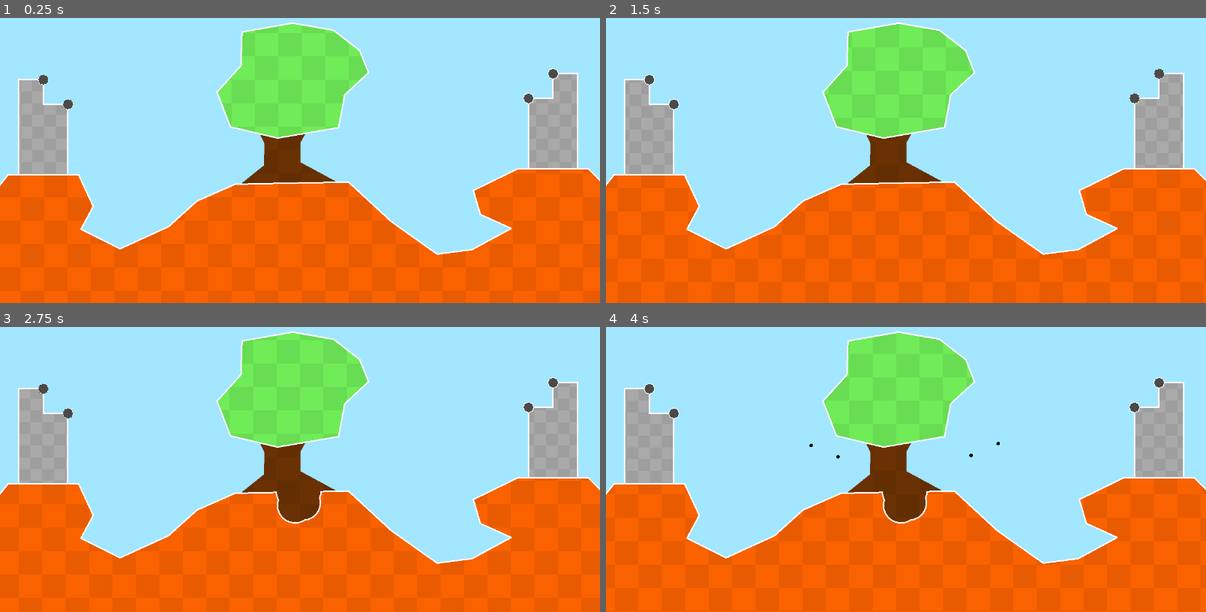
Above: before the commit, frames 1-4 (two rows, left to right).
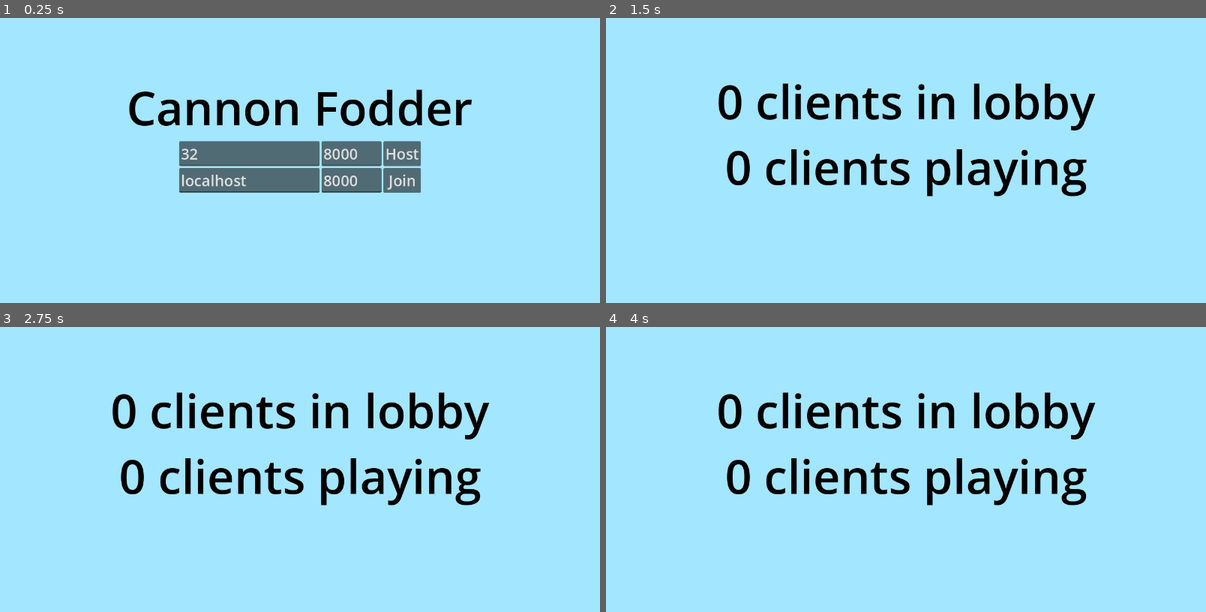
Above: after the commit, the same moments.

Repository: TheMaydayMan/Cannon-Fodder
Game: Godot game, scene res://Menu.tscn
The game is run twice, just before and just after one commit, with the same random seed, the same clock (stepped at 60 frames per second) and the same inputs. Before the commit the project starts from res://TestFightScene.tscn.
Inputs (mouse positions are in pixels of both pictures, inside the frame that each line leads up to):
- Up to frame 1 (0.25 s): no input
- Up to frame 2 (1.5 s): click (1008, 154) at 0.5 s, where only the run after the commit has a clickable "Host"; move the mouse to (1038, 117) at 1.27 s; tap Space (continue) at 1.35 s; click (1038, 117) at 1.42 s
- Up to frame 3 (2.75 s): tap Enter at 2 s; move the mouse to (180, 460) at 2.02 s; tap Space (continue) at 2.1 s; click (180, 460) at 2.17 s
- Up to frame 4 (4 s): move the mouse to (966, 369) at 2.77 s; tap Space (continue) at 2.85, 3.6 s; click (966, 369) at 2.92 s; move the mouse to (876, 509) at 3.52 s; click (876, 509) at 3.67 s

The runs differ from the first frame. In frame 1, 57% of the frame differs, in the area x 0-100%, y 1-100%; in frame 2, 55%; in frame 3, 55%; in frame 4, 55%.

Commit message:
Connection and scene generation
You can start a server, connect to a server, and matches are automatically created.

Diff:
--- a/Castles/Examples/ExampleCastleA.tscn
+++ b/Castles/Examples/ExampleCastleA.tscn
@@ -2,9 +2,9 @@
 
 [ext_resource type="Shader" path="res://Visuals/PolygonTextureWindow.gdshader" id="1_bxryh"]
 [ext_resource type="Texture2D" uid="uid://ogcq4v5hux1k" path="res://Visuals/CheckerTexture.png" id="2_ngawk"]
-[ext_resource type="Script" path="res://Polygons/PolyBody.gd" id="3_f2nue"]
-[ext_resource type="Script" path="res://Polygons/Outline.gd" id="4_h1jd0"]
-[ext_resource type="Script" path="res://Polygons/Cannon.gd" id="5_j0kcw"]
+[ext_resource type="Script" path="res://Polygon Scripts/Core/PolyBody.gd" id="3_f2nue"]
+[ext_resource type="Script" path="res://Polygon Scripts/Visuals/Outline.gd" id="4_h1jd0"]
+[ext_resource type="Script" path="res://Legacy Game Logic/Cannon.gd" id="5_j0kcw"]
 [ext_resource type="Shader" path="res://Visuals/MovingLine.gdshader" id="6_qg5rk"]
 
 [sub_resource type="ShaderMaterial" id="ShaderMaterial_2cwii"]
--- /dev/null
+++ b/ClientGame.gd
@@ -0,0 +1,7 @@
+extends Node2D
+
+func _ready() -> void:
+	# Connect to the server
+	var peer = ENetMultiplayerPeer.new()
+	peer.create_client(Global.address, Global.port)
+	multiplayer.multiplayer_peer = peer
--- /dev/null
+++ b/ClientGame.tscn
@@ -0,0 +1,6 @@
+[gd_scene load_steps=2 format=3 uid="uid://e6h5g4clfq61"]
+
+[ext_resource type="Script" path="res://ClientGame.gd" id="1_roi33"]
+
+[node name="ClientGame" type="Node2D"]
+script = ExtResource("1_roi33")
--- /dev/null
+++ b/CreateServer.gd
@@ -0,0 +1,6 @@
+extends HBoxContainer
+
+func _on_host_button_pressed() -> void:
+	Global.max_players = int(get_node("MaxPlayers").text)
+	Global.port = int(get_node("Port").text)
+	get_tree().change_scene_to_file("res://Server.tscn")
--- /dev/null
+++ b/Global.gd
@@ -0,0 +1,31 @@
+extends Node
+
+var address
+var port
+var max_players
+
+@rpc
+func load_new_game(level_path: String, castle_1_path: String, castle_2_path: String):
+	var level = load(level_path).instantiate()
+	get_tree().current_scene.add_child(level)
+	spawn_castle("Player1CastleLocation", castle_1_path, level)
+	spawn_castle("Player2CastleLocation", castle_2_path, level)
+
+func spawn_castle(location: String, path: String, level: Node2D):
+	var castle_location = level.get_node(location)
+	var castle = load(path).instantiate()
+
+	if castle_location.flipped:
+		for c in castle.get_children():
+			var new_poly = PackedVector2Array()
+			for p in c.polygon:
+				new_poly.append(Vector2(-p.x - c.position.x*2, p.y))
+			new_poly.reverse() # Only counterclockwise polygons work
+			c.polygon = new_poly
+
+	castle.global_transform = castle_location.global_transform
+	level.add_child(castle)
+	(func():
+		for c in castle.get_children():
+			c.reparent(level)
+	).call_deferred.call_deferred.call_deferred()
--- /dev/null
+++ b/JoinGame.gd
@@ -0,0 +1,6 @@
+extends HBoxContainer
+
+func _on_join_button_pressed() -> void:
+	Global.address = get_node("Address").text
+	Global.port = int(get_node("Port").text)
+	get_tree().change_scene_to_file("res://ClientGame.tscn")
--- /dev/null
+++ b/Legacy Game Logic/PlayerBehavior.gd
@@ -0,0 +1,58 @@
+extends Node
+class_name PlayerBehavior
+
+var castle_location
+var castle
+var action_polies = []
+
+var my_turn = false
+
+func _ready() -> void:
+	castle_location = get_tree().current_scene.get_node(name + "CastleLocation")
+	castle = preload("res://Castles/Examples/ExampleCastleA.tscn").instantiate()
+
+	if castle_location.flipped:
+		for c in castle.get_children():
+			var new_poly = PackedVector2Array()
+			for p in c.polygon:
+				new_poly.append(Vector2(-p.x - c.position.x*2, p.y))
+			new_poly.reverse() # Only counterclockwise polygons work
+			c.polygon = new_poly
+
+	castle.global_transform = castle_location.global_transform
+	get_tree().current_scene.add_child(castle)
+	get_action_polies(castle, action_polies)
+	reparent_castle_children.call_deferred.call_deferred.call_deferred()
+
+func get_action_polies(node: Node, result: Array) -> void:
+	if node is ActionPolyBody:
+		result.push_back(node)
+		node.on_selected.connect(func x(): for a in action_polies: if is_instance_valid(a): a.selectable = false)
+		node.on_deselected.connect(func x(): for a in action_polies: if is_instance_valid(a): a.selectable = true)
+	for child in node.get_children():
+		get_action_polies(child, result)
+
+func reparent_castle_children() -> void:
+	for c in castle.get_children():
+		c.reparent(get_tree().current_scene)
+
+
+func change_turns(now_my_turn: bool):
+	my_turn = now_my_turn
+	for a in action_polies:
+		if is_instance_valid(a):
+			a.selectable = my_turn
+			a.get_node("Outline").texture = preload("res://Visuals/DottedLine.png") if my_turn else null
+		else:
+			action_polies.erase(a)
+
+func reset_actions() -> void:
+	for a in action_polies: if is_instance_valid(a): a.configured = false
+
+func trigger_actions() -> void:
+	for a in action_polies: if is_instance_valid(a): a.trigger()
+
+func get_action_resolution_signals() -> Array:
+	var signals = []
+	for a in action_polies: if is_instance_valid(a): signals.append(a.on_resolved)
+	return signals
--- a/TestFightScene.tscn
+++ b/Legacy Game Logic/TestFightScene.tscn
@@ -1,11 +1,11 @@
 [gd_scene load_steps=8 format=3 uid="uid://bf4ae8xkrx3kq"]
 
-[ext_resource type="Script" path="res://MoveShader.gd" id="1_ahr8y"]
-[ext_resource type="Script" path="res://Polygons/PolyBody.gd" id="1_easx5"]
+[ext_resource type="Script" path="res://Visuals/MoveShader.gd" id="1_ahr8y"]
+[ext_resource type="Script" path="res://Polygon Scripts/Core/PolyBody.gd" id="1_easx5"]
 [ext_resource type="Texture2D" uid="uid://ogcq4v5hux1k" path="res://Visuals/CheckerTexture.png" id="1_s4tai"]
-[ext_resource type="Script" path="res://CastleLocation.gd" id="2_i8jmw"]
+[ext_resource type="Script" path="res://Castles/CastleLocation.gd" id="2_i8jmw"]
 [ext_resource type="Shader" path="res://Visuals/PolygonTextureWindow.gdshader" id="4_d25n1"]
-[ext_resource type="Script" path="res://Polygons/Outline.gd" id="5_0tvni"]
+[ext_resource type="Script" path="res://Polygon Scripts/Visuals/Outline.gd" id="5_0tvni"]
 
 [sub_resource type="ShaderMaterial" id="ShaderMaterial_16xff"]
 shader = ExtResource("4_d25n1")
--- a/TestScene.tscn
+++ b/Legacy Game Logic/TestScene.tscn
@@ -1,8 +1,8 @@
 [gd_scene load_steps=4 format=3 uid="uid://phyd7njiux56"]
 
-[ext_resource type="Script" path="res://Polygons/PolyBody.gd" id="1_601t6"]
-[ext_resource type="Script" path="res://Polygons/Outline.gd" id="2_prhog"]
-[ext_resource type="Script" path="res://Polygons/PolyHole.gd" id="3_dd3cx"]
+[ext_resource type="Script" path="res://Polygon Scripts/Core/PolyBody.gd" id="1_601t6"]
+[ext_resource type="Script" path="res://Polygon Scripts/Visuals/Outline.gd" id="2_prhog"]
+[ext_resource type="Script" path="res://Polygon Scripts/Core/PolyHole.gd" id="3_dd3cx"]
 
 [node name="TestScene" type="Node2D"]
 
--- /dev/null
+++ b/Menu.tscn
@@ -0,0 +1,73 @@
+[gd_scene load_steps=4 format=3 uid="uid://biqcd6r2en0dc"]
+
+[ext_resource type="Script" path="res://CreateServer.gd" id="1_3ohku"]
+[ext_resource type="Script" path="res://JoinGame.gd" id="2_4fewc"]
+
+[sub_resource type="LabelSettings" id="LabelSettings_gh3kf"]
+font_size = 100
+font_color = Color(0, 0, 0, 1)
+
+[node name="Node2D" type="Node2D"]
+
+[node name="VBoxContainer" type="VBoxContainer" parent="."]
+offset_right = 1280.0
+offset_bottom = 720.0
+alignment = 1
+
+[node name="Label" type="Label" parent="VBoxContainer"]
+layout_mode = 2
+text = "Cannon Fodder"
+label_settings = SubResource("LabelSettings_gh3kf")
+horizontal_alignment = 1
+vertical_alignment = 1
+
+[node name="Host" type="HBoxContainer" parent="VBoxContainer"]
+layout_mode = 2
+alignment = 1
+script = ExtResource("1_3ohku")
+
+[node name="MaxPlayers" type="LineEdit" parent="VBoxContainer/Host"]
+custom_minimum_size = Vector2(300, 0)
+layout_mode = 2
+theme_override_font_sizes/font_size = 32
+text = "32"
+placeholder_text = "Max Players"
+
+[node name="Port" type="LineEdit" parent="VBoxContainer/Host"]
+layout_mode = 2
+theme_override_font_sizes/font_size = 32
+text = "8000"
+placeholder_text = "Port"
+
+[node name="HostButton" type="Button" parent="VBoxContainer/Host"]
+custom_minimum_size = Vector2(80, 0)
+layout_mode = 2
+theme_override_font_sizes/font_size = 32
+text = "Host"
+
+[node name="Join" type="HBoxContainer" parent="VBoxContainer"]
+layout_mode = 2
+alignment = 1
+script = ExtResource("2_4fewc")
+
+[node name="Address" type="LineEdit" parent="VBoxContainer/Join"]
+custom_minimum_size = Vector2(300, 0)
+layout_mode = 2
+theme_override_font_sizes/font_size = 32
+text = "localhost"
+placeholder_text = "Address"
+
+[node name="Port" type="LineEdit" parent="VBoxContainer/Join"]
+layout_mode = 2
+theme_override_font_sizes/font_size = 32
+text = "8000"
+placeholder_text = "Port"
+
+[node name="JoinButton" type="Button" parent="VBoxContainer/Join"]
+custom_minimum_size = Vector2(80, 0)
+layout_mode = 2
+theme_override_font_sizes/font_size = 32
+text = "Join"
+
+[connection signal="pressed" from="VBoxContainer/Host/HostButton" to="VBoxContainer/Host" method="_on_host_button_pressed"]
+[connection signal="pressed" from="VBoxContainer/Join/JoinButton" to="VBoxContainer/Join" method="_on_join_button_pressed"]
--- a/PlayerBehavior.gd
+++ b/PlayerBehavior.gd
@@ -1,58 +1,11 @@
 extends Node
-class_name PlayerBehavior
-
-var castle_location
-var castle
-var action_polies = []
-
-var my_turn = false
-
-func _ready() -> void:
-	castle_location = get_tree().current_scene.get_node(name + "CastleLocation")
-	castle = preload("res://Castles/Examples/ExampleCastleA.tscn").instantiate()
-
-	if castle_location.flipped:
-		for c in castle.get_children():
-			var new_poly = PackedVector2Array()
-			for p in c.polygon:
-				new_poly.append(Vector2(-p.x - c.position.x*2, p.y))
-			new_poly.reverse() # Only counterclockwise polygons work
-			c.polygon = new_poly
-
-	castle.global_transform = castle_location.global_transform
-	get_tree().current_scene.add_child(castle)
-	get_action_polies(castle, action_polies)
-	reparent_castle_children.call_deferred.call_deferred.call_deferred()
-
-func get_action_polies(node: Node, result: Array) -> void:
-	if node is ActionPolyBody:
-		result.push_back(node)
-		node.on_selected.connect(func x(): for a in action_polies: if is_instance_valid(a): a.selectable = false)
-		node.on_deselected.connect(func x(): for a in action_polies: if is_instance_valid(a): a.selectable = true)
-	for child in node.get_children():
-		get_action_polies(child, result)
-
-func reparent_castle_children() -> void:
-	for c in castle.get_children():
-		c.reparent(get_tree().current_scene)
 
 
-func change_turns(now_my_turn: bool):
-	my_turn = now_my_turn
-	for a in action_polies:
-		if is_instance_valid(a):
-			a.selectable = my_turn
-			a.get_node("Outline").texture = preload("res://Visuals/DottedLine.png") if my_turn else null
-		else:
-			action_polies.erase(a)
+# Called when the node enters the scene tree for the first time.
+func _ready() -> void:
+	pass # Replace with function body.
 
-func reset_actions() -> void:
-	for a in action_polies: if is_instance_valid(a): a.configured = false
 
-func trigger_actions() -> void:
-	for a in action_polies: if is_instance_valid(a): a.trigger()
-
-func get_action_resolution_signals() -> Array:
-	var signals = []
-	for a in action_polies: if is_instance_valid(a): signals.append(a.on_resolved)
-	return signals
+# Called every frame. 'delta' is the elapsed time since the previous frame.
+func _process(delta: float) -> void:
+	pass
--- /dev/null
+++ b/Server.gd
@@ -0,0 +1,49 @@
+extends Node2D
+
+var lobby_clients = []
+var playing_clients = []
+
+func _ready() -> void:
+	# Create the server connection
+	var peer = ENetMultiplayerPeer.new()
+	peer.create_server(Global.port, Global.max_players)
+	multiplayer.multiplayer_peer = peer
+
+	multiplayer.peer_connected.connect(_on_peer_connected)
+
+func _on_peer_connected(peer_id: int) -> void:
+	lobby_clients.append(peer_id)
+	if lobby_clients.size() > 1: # Start a game when two clients are available
+		create_new_game(lobby_clients[0], lobby_clients[1])
+	update_server_label()
+
+func create_new_game(peer_1_id: int, peer_2_id: int) -> void:
+	# Define game state
+	var game = Dictionary()
+	game["Player1"] = peer_1_id
+	game["Player2"] = peer_2_id
+	playing_clients.append(game)
+	lobby_clients.pop_at(lobby_clients.find(peer_1_id))
+	lobby_clients.pop_at(lobby_clients.find(peer_2_id))
+
+	# Initialize game world
+	var game_viewport = SubViewport.new()
+	game_viewport.size = Vector2(1280, 720)
+	add_child(game_viewport)
+	game["Viewport"] = game_viewport
+
+	# Load the game world
+	var level_path = "res://Legacy Game Logic/TestFightScene.tscn"
+	var castle_path = "res://Castles/Examples/ExampleCastleA.tscn"
+	# For server
+	var level = load(level_path).instantiate()
+	game["Viewport"].add_child(level)
+	Global.spawn_castle("Player1CastleLocation", castle_path, level)
+	Global.spawn_castle("Player2CastleLocation", castle_path, level)
+	# For clients
+	Global.load_new_game.rpc_id(game["Player1"], level_path, castle_path, castle_path)
+	Global.load_new_game.rpc_id(game["Player2"], level_path, castle_path, castle_path)
+
+func update_server_label() -> void:
+	get_node("ServerLabel").text = str(lobby_clients.size()) + " clients in lobby\n"
+	get_node("ServerLabel").text += str(playing_clients.size() * 2) + " clients playing"
--- /dev/null
+++ b/Server.tscn
@@ -0,0 +1,19 @@
+[gd_scene load_steps=3 format=3 uid="uid://jspki8bs0ru0"]
+
+[ext_resource type="Script" path="res://Server.gd" id="1_x45tn"]
+
+[sub_resource type="LabelSettings" id="LabelSettings_hu0rp"]
+font_size = 100
+font_color = Color(0, 0, 0, 1)
+
+[node name="Server" type="Node2D"]
+script = ExtResource("1_x45tn")
+
+[node name="ServerLabel" type="Label" parent="."]
+offset_right = 1280.0
+offset_bottom = 720.0
+text = "0 clients in lobby
+0 clients playing"
+label_settings = SubResource("LabelSettings_hu0rp")
+horizontal_alignment = 1
+vertical_alignment = 1
--- a/project.godot
+++ b/project.godot
@@ -11,14 +11,12 @@
 [application]
 
 config/name="Cannon Fodder"
-run/main_scene="res://TestFightScene.tscn"
+run/main_scene="res://Menu.tscn"
 config/features=PackedStringArray("4.3", "GL Compatibility")
 
 [autoload]
 
-Player1="*res://PlayerBehavior.gd"
-Player2="*res://PlayerBehavior.gd"
-GameHost="*res://GameHost.gd"
+Global="*res://Global.gd"
 
 [display]
 
Renamed: CastleLocation.gd -> Castles/CastleLocation.gd
Renamed: Polygons/ActionPolyBody.gd -> Legacy Game Logic/ActionPolyBody.gd
Renamed: Polygons/Cannon.gd -> Legacy Game Logic/Cannon.gd
Renamed: GameHost.gd -> Legacy Game Logic/GameHost.gd
Renamed: Polygons/PolyBody.gd -> Polygon Scripts/Core/PolyBody.gd
Renamed: Polygons/PolyHole.gd -> Polygon Scripts/Core/PolyHole.gd
Renamed: Polygons/Outline.gd -> Polygon Scripts/Visuals/Outline.gd
Renamed: MoveShader.gd -> Visuals/MoveShader.gd
